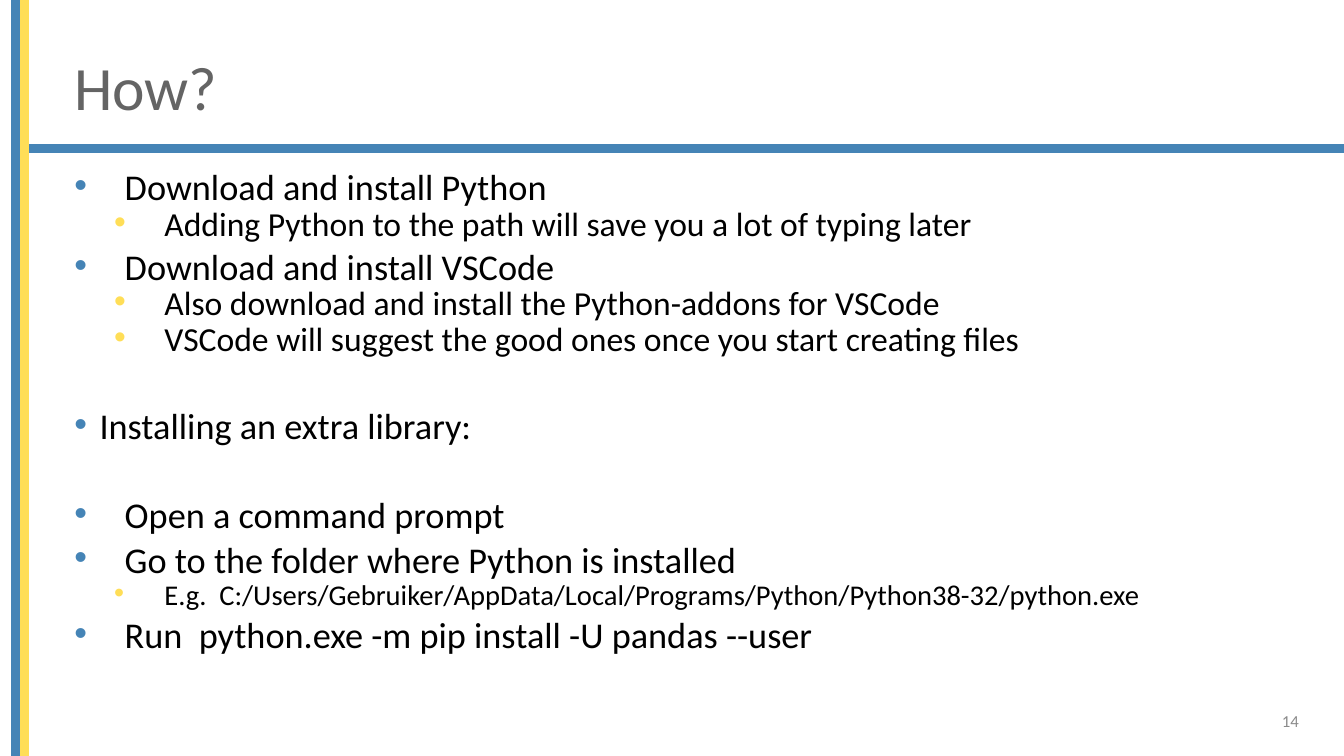
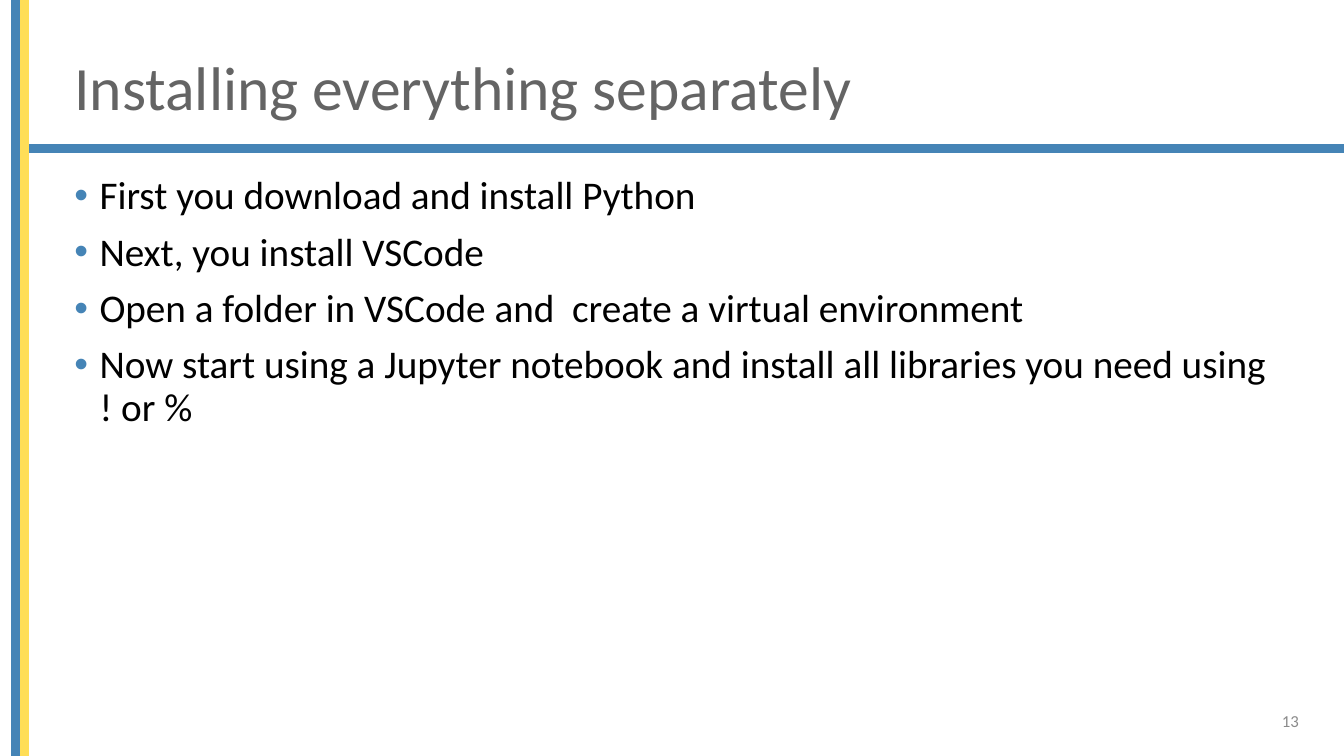
Before and after one commit to mjochen/Cello_AI, a slide deck: slide 13 of ppts/2 - Working environment overview.pptx (slide 14 before the commit). Drawn at 1344x756 pixels with LibreOffice and Linux fonts; fonts in the diff are those of the drawing; background and template pictures are left out. Boxes give left, top, right and bottom in pixels: in the first picture for what was removed or moved away, otherwise in the second. Text is boxed around its words. In the diff, an @@ line names an element or a change of style, - is before the commit and + after.

```diff
--- a/ppts/2 - Working environment overview.pptx
+++ b/ppts/2 - Working environment overview.pptx
@@ title at <box>74,67,851,121</box>: text changed @@
-How?
+Installing everything separately
@@ text at <box>100,181,1266,422</box>: text changed; size 25.9 to 28 pt @@
-• Download and install Python
-  • Adding Python to the path will save you a lot of typing later
-• Download and install VSCode
-  • Also download and install the Python-addons for VSCode
-  • VSCode will suggest the good ones once you start creating files
-• Installing an extra library:
-• Open a command prompt
-• Go to the folder where Python is installed
-  • E.g. C:/Users/Gebruiker/AppData/Local/Programs/Python/Python38-32/python.exe
-• Run python.exe -m pip install -U pandas --user
+• First you download and install Python
+• Next, you install VSCode
+• Open a folder in VSCode and create a virtual environment
+• Now start using a Jupyter notebook and install all libraries you need using
+  ! or %
@@ page number at <box>1282,716,1299,727</box>: text changed @@
-14
+13
```
Also in this commit, not shown: 7 other slides changed, 1 slide added, 5 slides removed, 16 other files.
